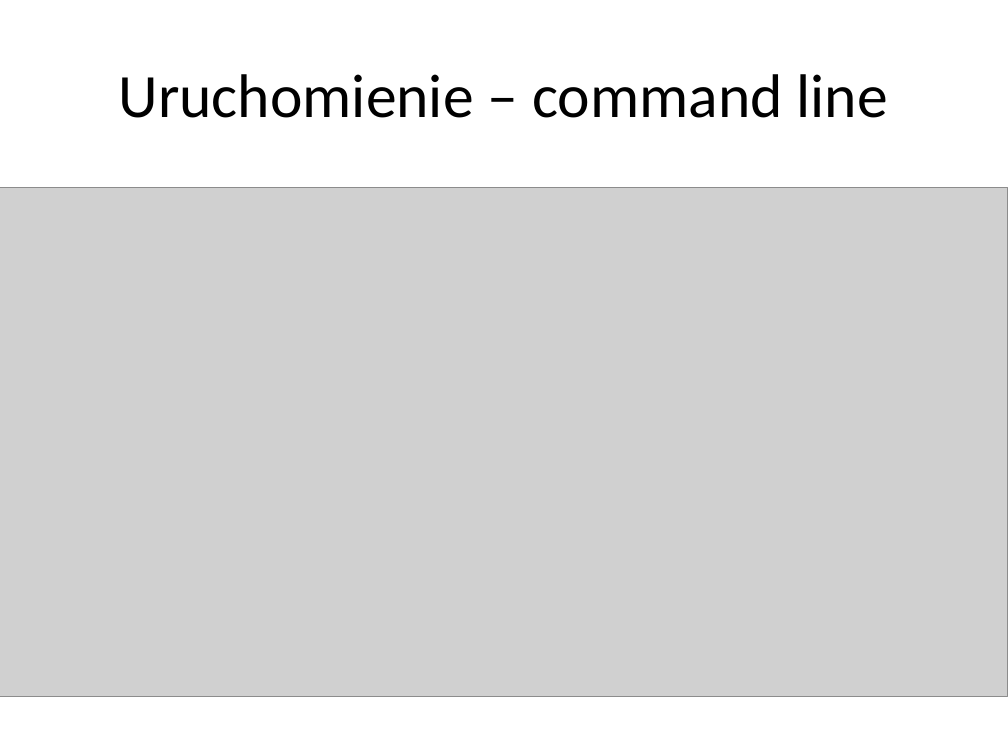
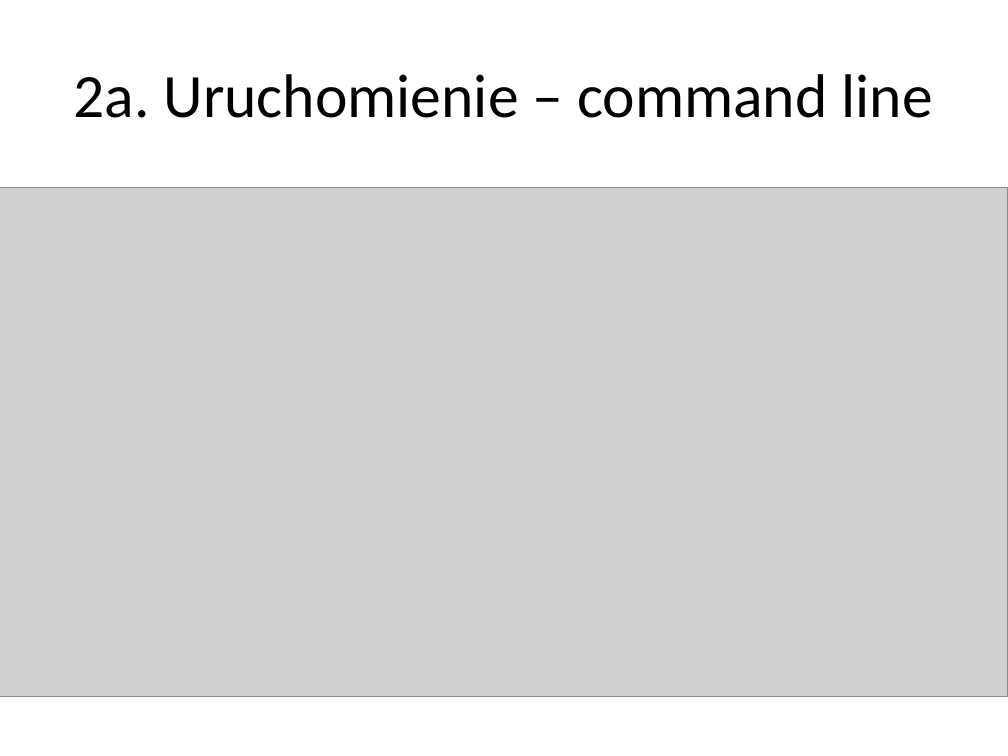
Before and after one commit to alicjasalamon/DB2, a slide deck: slide 8 of MySQL + Hibernate.pptx (slide 11 before the commit). Drawn at 1008x756 pixels with LibreOffice and Linux fonts; fonts in the diff are those of the drawing; grey boxes stand for pictures. Boxes give left, top, right and bottom in pixels: in the first picture for what was removed or moved away, otherwise in the second. Text is boxed around its words. In the diff, an @@ line names an element or a change of style, - is before the commit and + after.

```diff
--- a/MySQL + Hibernate.pptx
+++ b/MySQL + Hibernate.pptx
@@ title at (74,74,933,118): text changed @@
-Uruchomienie – command line
+2a. Uruchomienie – command line
```
Also in this commit, not shown: 4 other slides changed, 9 slides added, 7 slides removed, 5 other files.
